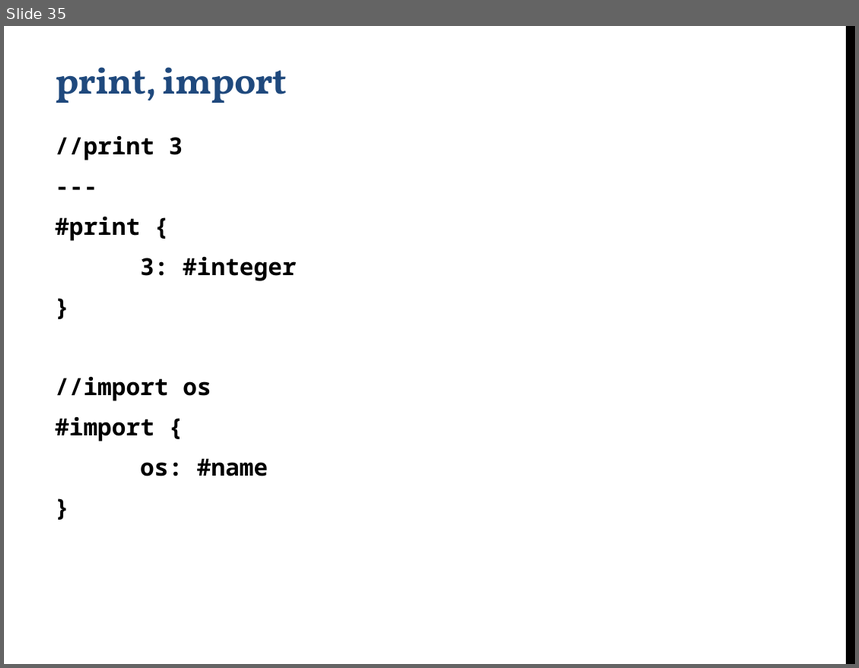
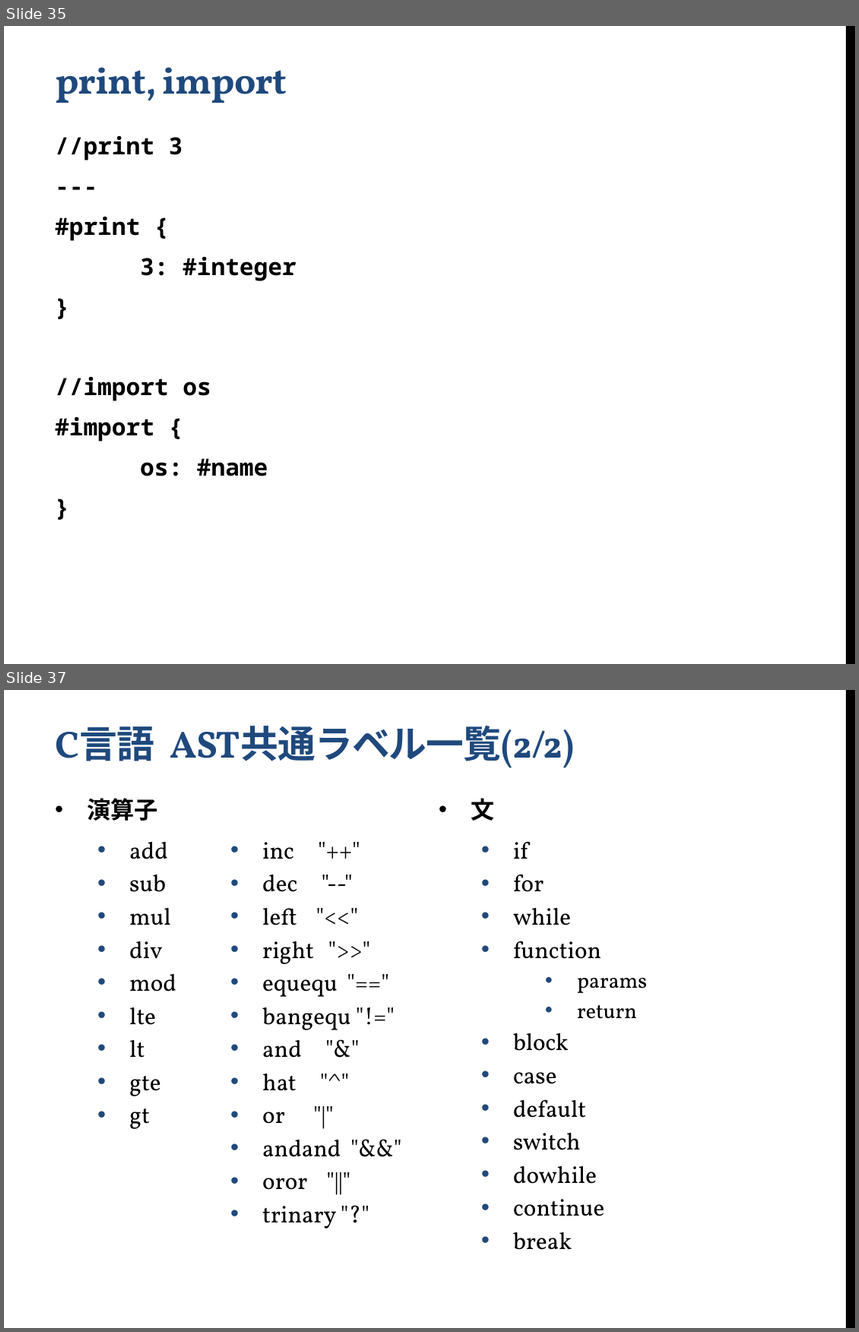
Before and after one commit to yshinya6/libbun2, a slide deck: doc/BunCommon.pptx. Shown one above the other, each under a label of ours: slide 35 before the commit, slides 35 and 37 after it; the slides between them are not shown. The pictures are 859x668 and 859x1332 pixels, drawn with LibreOffice and Linux fonts; fonts in the diff are those of the drawing; background and template pictures are left out. Boxes give left, top, right and bottom in pixels: in the first picture for what was removed or moved away, otherwise in the second. Text is boxed around its words. In the diff, an @@ line names an element or a change of style, - is before the commit and + after.

```diff
--- a/doc/BunCommon.pptx
+++ b/doc/BunCommon.pptx
@@ slide 37 added at bbox=[4, 690, 855, 1328], background #FFFFFF; not listed: 1 template element that a slide beside it also shows @@
@@ title added at bbox=[55, 726, 575, 768], 32 pt, text #1F497D, bold @@
+C言語 AST共通ラベル一覧(2/2)
@@ text added at bbox=[87, 798, 177, 1129], 20 pt, text #000000 @@
+• 演算子
+  • add
+  • sub
+  • mul
+  • div
+  • mod
+  • lte
+  • lt
+  • gte
+  • gt
@@ text added at bbox=[471, 798, 647, 1250], 20 pt, text #000000 @@
+• 文
+  • if
+  • for
+  • while
+  • function
+    • params
+    • return
+  • block
+  • case
+  • default
+  • switch
+  • dowhile
+  • continue
+  • break
@@ text added at bbox=[262, 842, 351, 1229], 20 pt, text #000000 @@
+  • inc "++"
+  • dec "--"
+  • left "<<"
+  • right ">>"
+  • equequ "=="
+  • bangequ "!="
+  • and "&"
+  • hat "^"
+  • or "|"
+  • andand "&&"
+  • oror "||"
+  • trinary "?"
```
Also in this commit, not shown: 13 other slides added.
